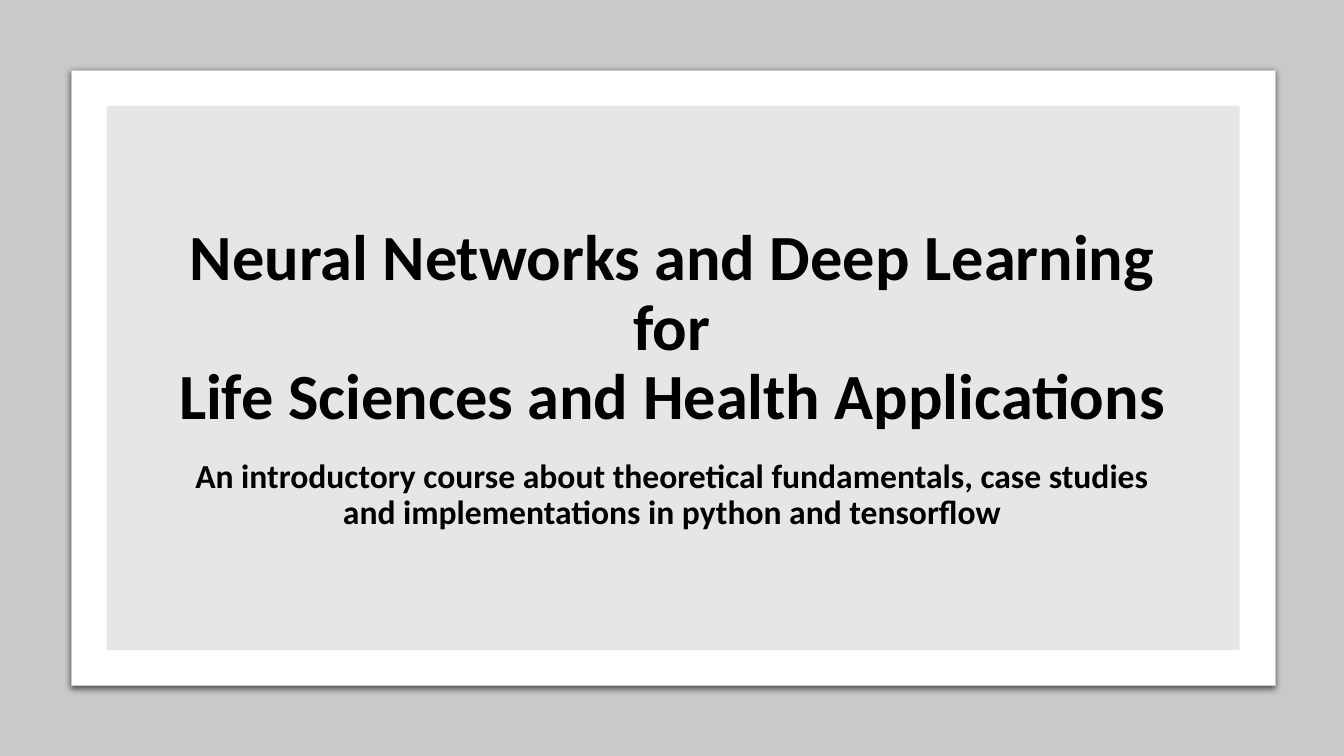
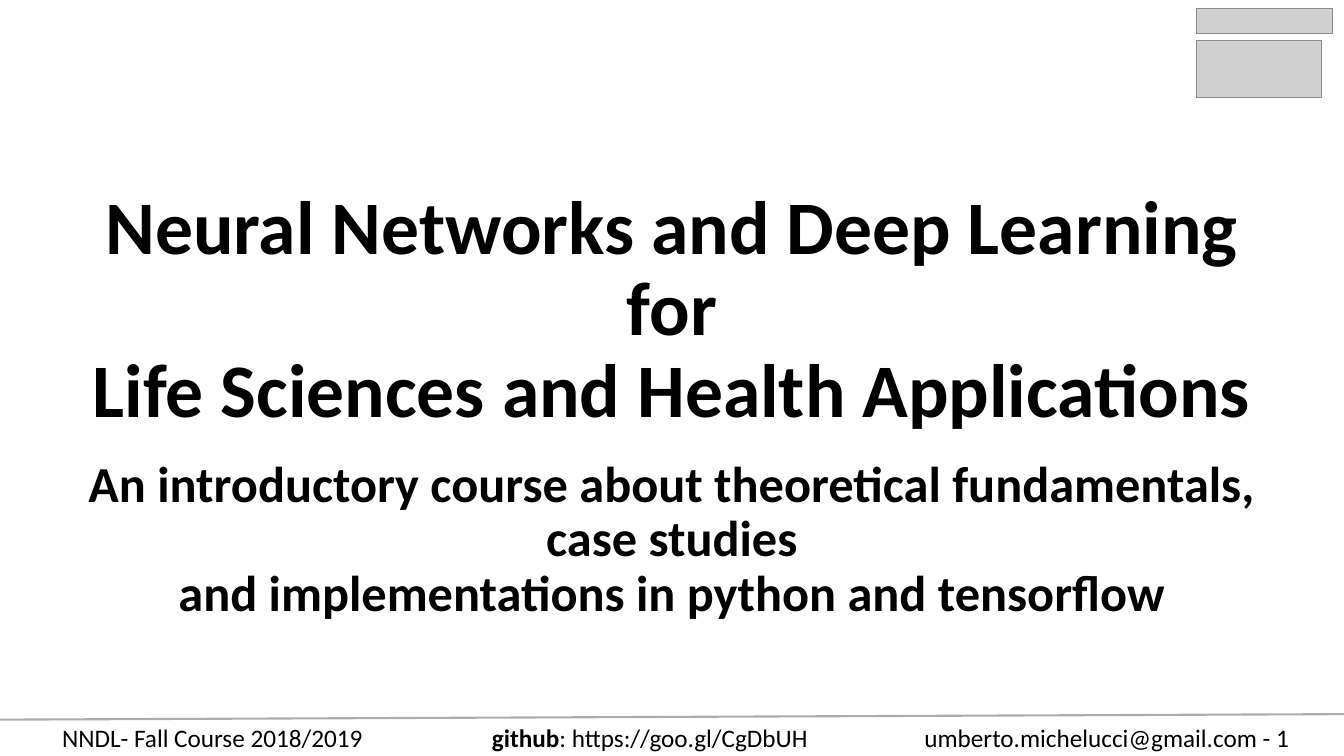
Before and after one commit to toelt-llc/COURSE-zhaw-dlcourse-spring2019, a slide deck: slide 1 of NNDL - Fall 18 Week 1 - Administration and basics.pptx. Drawn at 1344x756 pixels with LibreOffice and Linux fonts; fonts in the diff are those of the drawing; grey boxes stand for pictures. Boxes give left, top, right and bottom in pixels: in the first picture for what was removed or moved away, otherwise in the second. Text is boxed around its words. In the diff, an @@ line names an element or a change of style, - is before the commit and + after.

```diff
--- a/NNDL - Fall 18 Week 1 - Administration and basics.pptx
+++ b/NNDL - Fall 18 Week 1 - Administration and basics.pptx
@@ rectangle removed at [0,0,1344,756] @@
@@ picture added at [1197,8,1333,33] @@
@@ picture added at [1197,40,1321,97] @@
@@ rounded rectangle removed at [72,71,1275,686] @@
@@ rectangle removed at [107,106,1240,650] @@
@@ title "Neural Networks and Deep Learning ...": place and size @@
-title "Neural Networks and Deep Learning ..." at [179,234,1165,429]
+title "Neural Networks and Deep Learning ..." at [93,201,1250,429]
@@ title "Neural Networks and Deep Learning ..." at [93,201,1250,429]: size 46 to 54 pt @@
@@ subtitle "An introductory course about theoretical ...": place and size @@
-subtitle "An introductory course about theoretical ..." at [195,464,1148,530]
+subtitle "An introductory course about theoretical ..." at [88,466,1254,619]
@@ subtitle "An introductory course about theoretical ..." at [88,466,1254,619]: size 24 to 36 pt @@
@@ text added at [62,729,363,748], 18 pt, text #000000 @@
+NNDL- Fall Course 2018/2019
@@ text added at [492,729,808,752], 18 pt, text #000000 @@
+github: https://goo.gl/CgDbUH
@@ text added at [924,729,1289,752], 18 pt, text #000000 @@
+umberto.michelucci@gmail.com - 1
```
Also in this commit, not shown: 12 other slides changed, 2 slides added, 2 slides removed.
